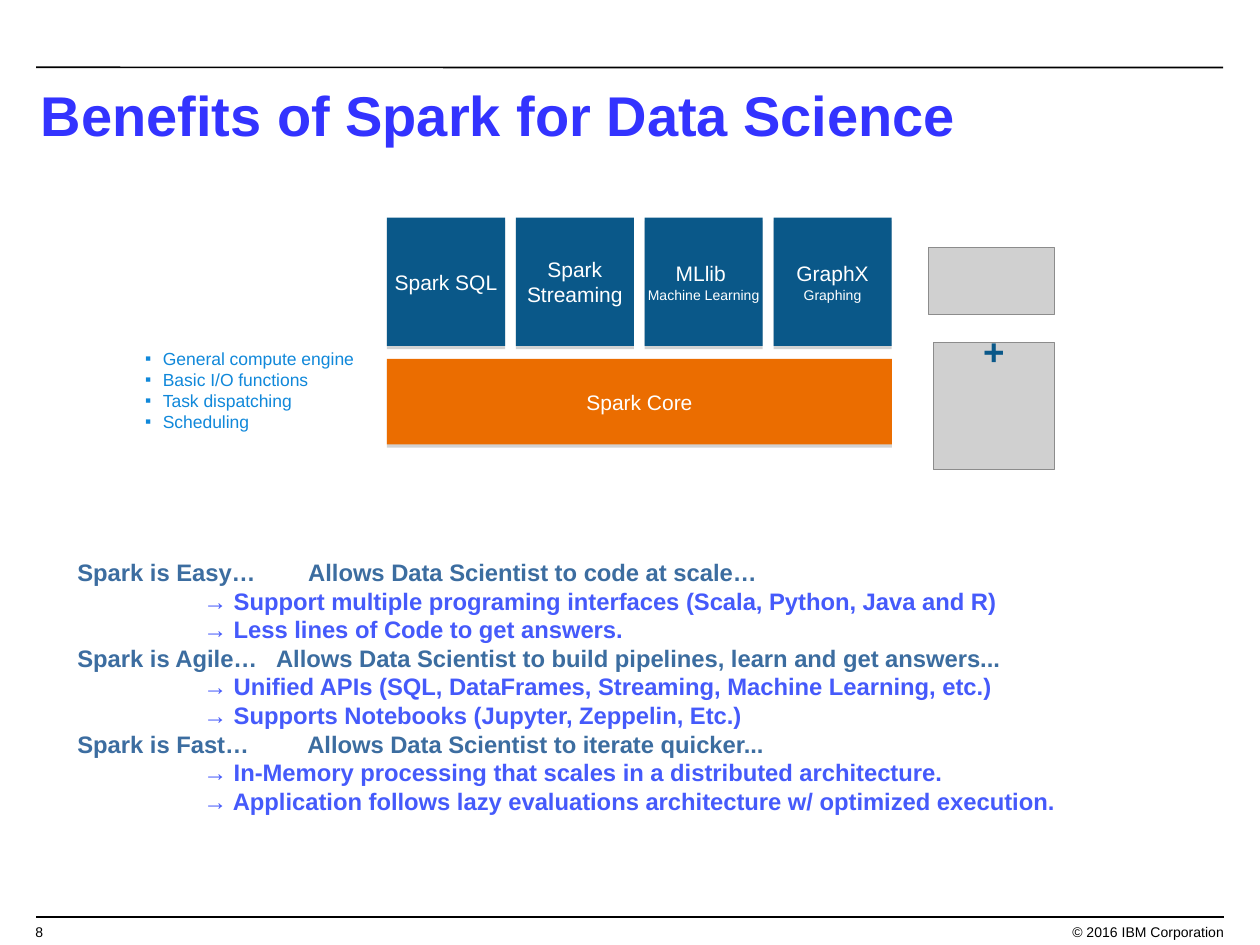
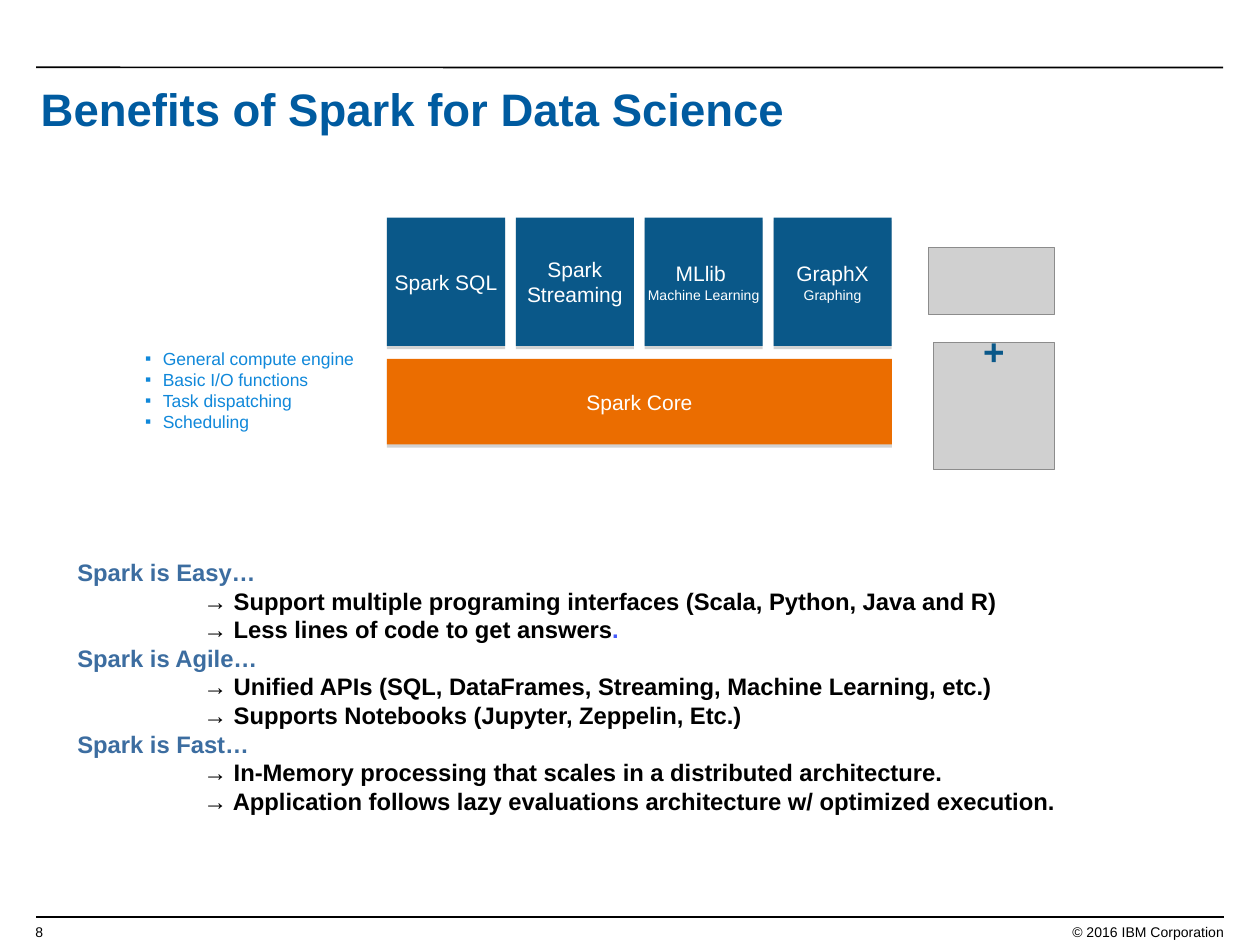
Before and after one commit to jpatter/SparkPOT, a slide deck: slide 8 of Lab-1/Coding w Apache Spark.ppt. Drawn at 1260x945 pixels with LibreOffice and Linux fonts; fonts in the diff are those of the drawing; grey boxes stand for pictures; background and template pictures are left out. Boxes give left, top, right and bottom in pixels: in the first picture for what was removed or moved away, otherwise in the second. Text is boxed around its words. In the diff, an @@ line names an element or a change of style, - is before the commit and + after.

```diff
--- a/Lab-1/Coding w Apache Spark.ppt
+++ b/Lab-1/Coding w Apache Spark.ppt
@@ title "Benefits of Spark for Data ..." at <box>41,93,784,135</box>: size 32 to 26 pt, text colour #3333FF to #005BA0 @@
@@ text at <box>77,563,255,586</box>: text changed @@
-Spark is Easy… Allows Data Scientist to code at scale…
+Spark is Easy…
@@ text at <box>233,592,1054,815</box>: text colour #455AFB to #000000 in "→ Support multiple programing interfaces (Scala, Python, ...", "→ Unified APIs (SQL, DataFrames, Streaming, Machine ...", "→ Supports Notebooks (Jupyter, Zeppelin, Etc.)", "→ In-Memory processing that scales in a ..." and 1 more places @@
@@ text at <box>77,620,619,672</box>: text changed; text colour #3C6DA0 to #000000 @@
-→ Less lines of Code to get answers.
-Spark is Agile… Allows Data Scientist to build pipelines, learn and get answers...
+→ Less lines of code to get answers.
+Spark is Agile…
@@ text at <box>77,735,249,758</box>: text changed @@
-Spark is Fast… Allows Data Scientist to iterate quicker...
+Spark is Fast…
```
Also in this commit, not shown: 26 other slides changed, 4 slides added, 2 slides removed.
